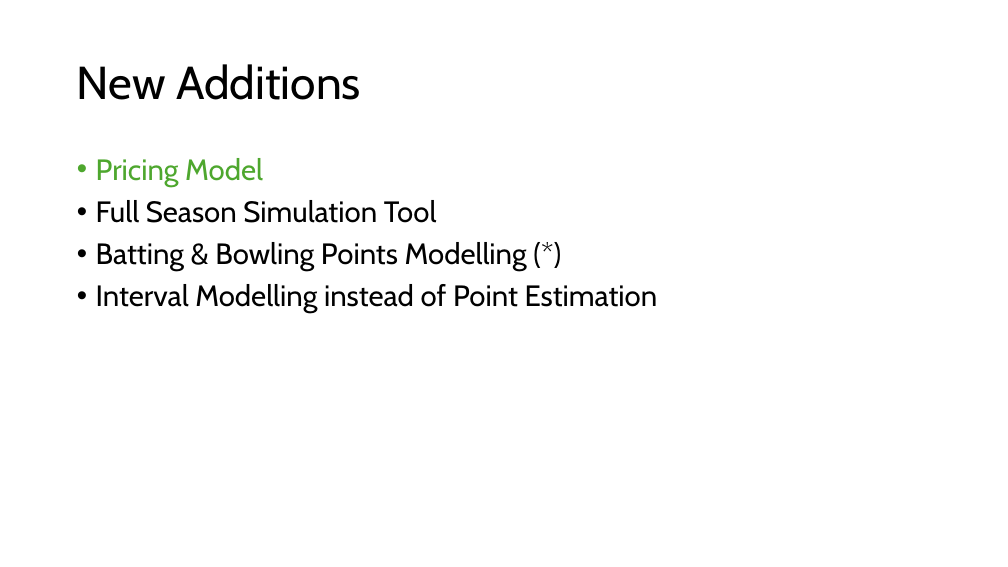
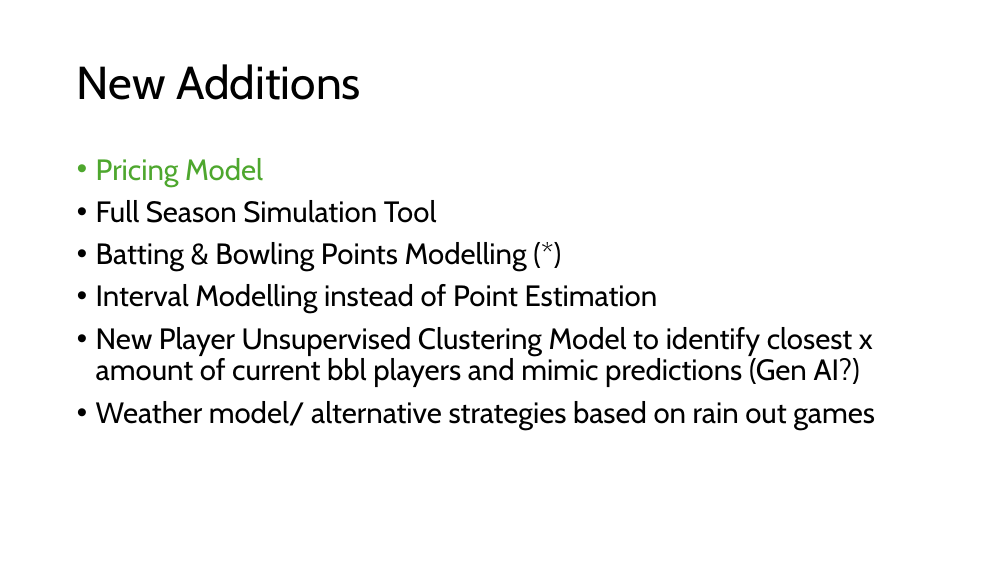
Before and after one commit to Dilan-De-Silva/Big-Bash-Fantasy-AI-v2, a slide deck: slide 2 of strategy/BBL Fantasy AI v2 Strategy & Planning.pptx. Drawn at 1008x567 pixels with LibreOffice and Linux fonts; fonts in the diff are those of the drawing. Boxes give left, top, right and bottom in pixels: in the first picture for what was removed or moved away, otherwise in the second. Text is boxed around its words. In the diff, an @@ line names an element or a change of style, - is before the commit and + after.

```diff
--- a/strategy/BBL Fantasy AI v2 Strategy & Planning.pptx
+++ b/strategy/BBL Fantasy AI v2 Strategy & Planning.pptx
@@ text at box(96, 327, 875, 430): paragraphs added @@
+• New Player Unsupervised Clustering Model to identify closest x amount of current bbl players and mimic predictions (Gen AI?)
+• Weather model/ alternative strategies based on rain out games
```
Also in this commit, not shown: 3 slides added, 3 other files.
